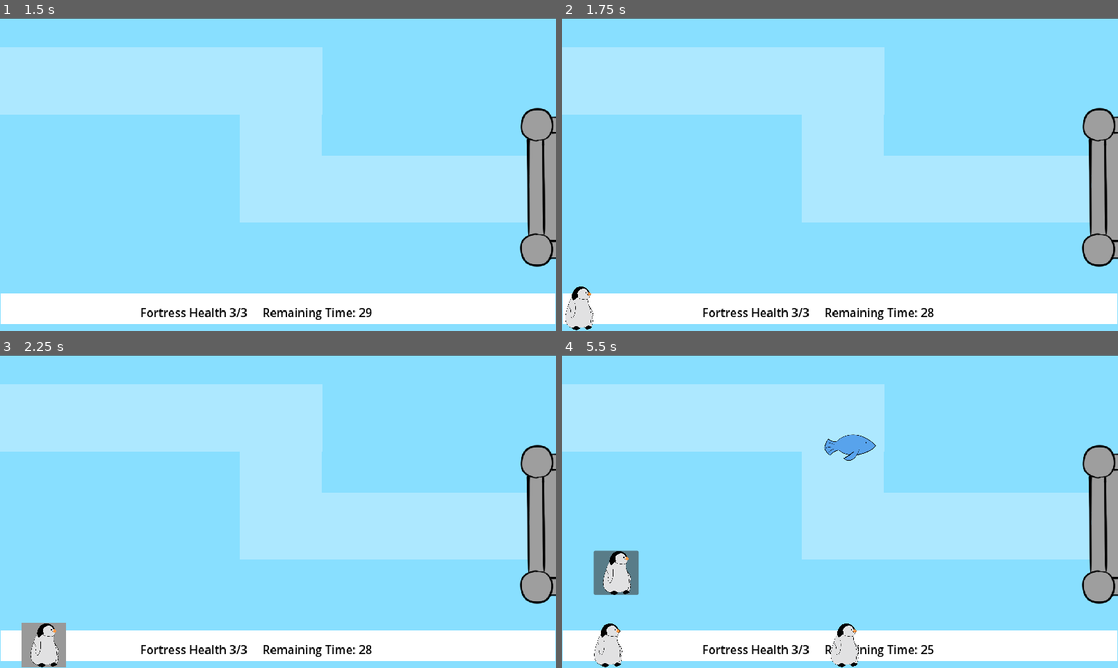
Above: before the commit, frames 1-4 (two rows, left to right).
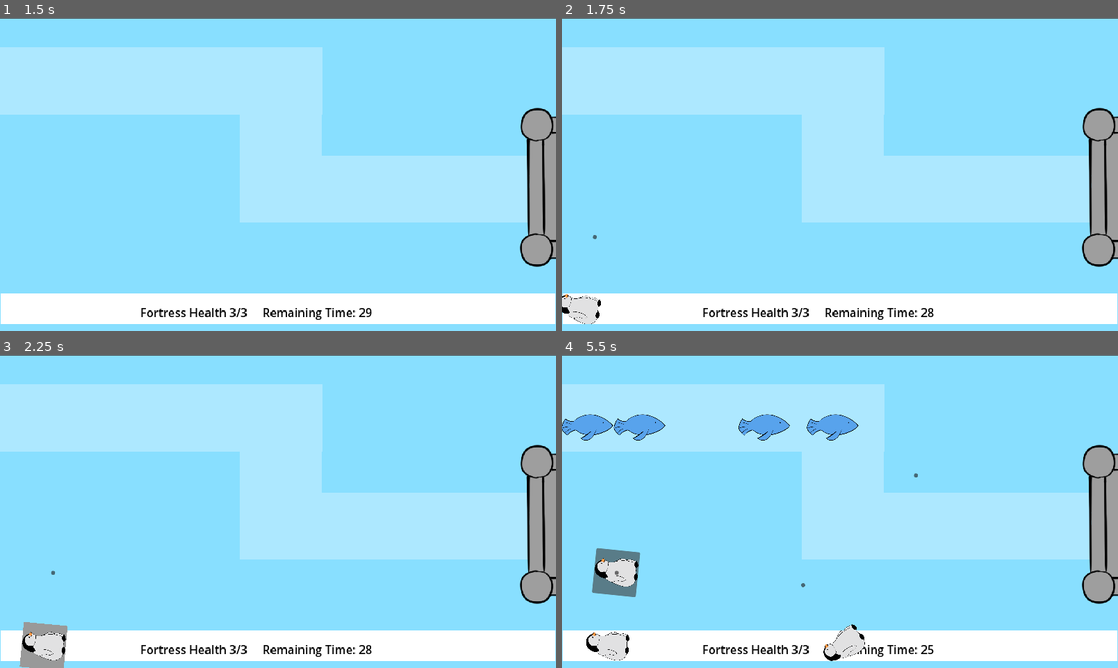
Above: after the commit, the same moments.

Repository: TraighScott/PenguinDefense
Game: Godot game, scene res://menus/main_menu.tscn
The game is run twice, just before and just after one commit, with the same random seed, the same clock (stepped at 60 frames per second) and the same inputs.
Inputs (mouse positions are in pixels of both pictures, inside the frame that each line leads up to):
- Up to frame 1 (1.5 s): click "Start" at 0.5 s; tap Enter at 1.25 s; move the mouse to (400, 158) at 1.27 s
- Up to frame 2 (1.75 s): no input
- Up to frame 3 (2.25 s): click (44, 646) at 2 s
- Up to frame 4 (5.5 s): click (617, 574) at 2.77 s; click (617, 574) at 3.52 s; click (623, 498) at 4.27 s; click (617, 574) at 5.02 s

Frame 1 is identical in both runs. In frame 2, 0.4% of the frame differs, in the area x 0-7%, y 69-100%; in frame 3, 0.6%; in frame 4, 3.8%, in the area x 0-64%, y 18-100%.

Commit message:
Add enemy typing

Diff:
--- a/project/enemy/enemy.gd
+++ b/project/enemy/enemy.gd
@@ -3,16 +3,19 @@
 
 signal damaged_fort
 
-var _health := 1
-var _speed := 220
+@export var enemy_type : EnemyType
 
 @onready var path: PathFollow2D = get_parent()
 
 
 func _physics_process(delta):
-	if _health == 0:
+	if enemy_type.health == 0:
 		get_parent().get_parent().queue_free()
-	path.set_progress(path.get_progress() + _speed * delta)
+	path.set_progress(path.get_progress() + enemy_type.speed * delta)
+
+
+func load_enemy_type(new_enemy : EnemyType):
+	enemy_type = new_enemy
 
 
 func _on_visible_on_screen_notifier_2d_screen_exited() -> void:
@@ -24,5 +27,5 @@
 func _on_area_2d_body_entered(body: Node2D) -> void:
 	if body.is_in_group("projectile"):
 		SoundController.enemy_defeated_sound()
-		_health -= 1
+		enemy_type.health -= 1
 		body.queue_free()
--- /dev/null
+++ b/project/enemy/enemy_type.gd
@@ -0,0 +1,5 @@
+class_name EnemyType extends Resource
+
+@export var name : String
+@export var health : int
+@export var speed : int
--- /dev/null
+++ b/project/enemy/fast_fish.tres
@@ -0,0 +1,10 @@
+[gd_resource type="Resource" script_class="EnemyType" load_steps=2 format=3 uid="uid://cvffad7dxgx2x"]
+
+[ext_resource type="Script" path="res://enemy/enemy_type.gd" id="1_hwss0"]
+
+[resource]
+resource_local_to_scene = true
+script = ExtResource("1_hwss0")
+name = "fast"
+health = 1
+speed = 300
--- /dev/null
+++ b/project/enemy/fish.tres
@@ -0,0 +1,10 @@
+[gd_resource type="Resource" script_class="EnemyType" load_steps=2 format=3 uid="uid://c5bla5usc3j7t"]
+
+[ext_resource type="Script" path="res://enemy/enemy_type.gd" id="1_s2pi1"]
+
+[resource]
+resource_local_to_scene = true
+script = ExtResource("1_s2pi1")
+name = "Fish"
+health = 1
+speed = 220
--- a/project/enemy/path_1.gd
+++ b/project/enemy/path_1.gd
@@ -1,3 +1,18 @@
 extends Path2D
 
 @onready var enemy: CharacterBody2D = $PathFollow2D/Enemy
+@onready var fish := load("res://enemy/fish.tres")
+@onready var fast_fish := load("res://enemy/fast_fish.tres")
+@onready var tanky_fish := load("res://enemy/tanky_fish.tres")
+func _ready() -> void:
+	var roll = randi_range(1, 30)
+
+	if roll <= 15:
+		print("Wow I'm fish")
+		enemy.load_enemy_type(fish)
+	elif roll <= 22:
+		print("Wow I'm fast")
+		enemy.load_enemy_type(fast_fish)
+	else:
+		print("Wow I'm Tanky")
+		enemy.load_enemy_type(tanky_fish)
--- /dev/null
+++ b/project/enemy/tanky_fish.tres
@@ -0,0 +1,10 @@
+[gd_resource type="Resource" script_class="EnemyType" load_steps=2 format=3 uid="uid://b7h2bwvy3x1i6"]
+
+[ext_resource type="Script" path="res://enemy/enemy_type.gd" id="1_mb3pr"]
+
+[resource]
+resource_local_to_scene = true
+script = ExtResource("1_mb3pr")
+name = "tanky"
+health = 3
+speed = 200
--- a/project/tower/tower.gd
+++ b/project/tower/tower.gd
@@ -5,24 +5,31 @@
 
 var cur_targets := []
 var curr: Node2D
-var dragging := false
+var _dragging := false
+var _aiming := false
 var of := Vector2.ZERO
+var aiming_of := Vector2.ZERO
 var placed := false
 var direction := Vector2(1,0) * 200
+
+var max_distance := 150
 
 @onready var sprite: Sprite2D = $Sprite2D
 
 
 func _physics_process(_delta: float) -> void:
+
 	if !placed:
 		velocity = direction
 
-	if is_instance_valid(curr) and !dragging:
-		self.look_at(curr.global_position)
-
-	if dragging:
+	if _dragging:
 		position = get_global_mouse_position() - of
 
+	if _aiming:
+		$Marker2D.position = get_global_mouse_position() - aiming_of.normalized()
+		$Marker2D/AimButton.position = $Marker2D.position
+
+	look_at($Marker2D.position)
 	move_and_slide()
 
 
@@ -51,7 +58,7 @@
 
 
 func _on_shoot_timer_timeout() -> void:
-	if is_instance_valid(curr) and !dragging:
+	if is_instance_valid(curr) and !_dragging:
 		var impulse := Vector2(1, 0) * 200
 		var projectile = preload("res://tower/projectile.tscn").instantiate()
 		get_parent().add_child(projectile)
@@ -59,27 +66,30 @@
 		projectile.apply_impulse(impulse.rotated(rotation))
 
 
+
 func _on_drag_button_button_down():
 	if placed == false:
-		dragging = true
+		_dragging = true
 		direction = Vector2.ZERO
 		of = get_global_mouse_position() - global_position
 
 
 func _on_drag_button_button_up():
 	if can_place == true:
-		dragging = false
+		_dragging = false
 		placed = true
 
 
 func _on_visible_on_screen_notifier_2d_screen_exited():
-	if not dragging:
+	if not _dragging:
 		print("Back to the water")
 		queue_free()
 
+## Oh please, oh please. Fix this, marker does not like us so. The misery. Oh the misery.
+func _on_aim_button_button_down() -> void:
+	_aiming = true
+	aiming_of = get_global_mouse_position() - $Marker2D.global_position.normalized()
 
-func _on_tower_class_changed_direction(body):
-	print("wah")
-	if body.is_in_group("tower"):
-		print("tower pass")
-		direction = Vector2(0,1) * 200
+
+func _on_aim_button_button_up() -> void:
+	_aiming = false
--- a/project/tower/tower.tscn
+++ b/project/tower/tower.tscn
@@ -52,15 +52,25 @@
 shape = SubResource("RectangleShape2D_r2sd1")
 
 [node name="Marker2D" type="Marker2D" parent="."]
+position = Vector2(148, 0)
+
+[node name="AimButton" type="Button" parent="Marker2D"]
+offset_right = 8.0
+offset_bottom = 8.0
 
 [node name="ShootTimer" type="Timer" parent="."]
 autostart = true
 
 [node name="VisibleOnScreenNotifier2D" type="VisibleOnScreenNotifier2D" parent="."]
 
+[node name="RayCast2D" type="RayCast2D" parent="."]
+target_position = Vector2(149, 0)
+
 [connection signal="button_down" from="DragButton" to="." method="_on_drag_button_button_down"]
 [connection signal="button_up" from="DragButton" to="." method="_on_drag_button_button_up"]
 [connection signal="body_entered" from="Area2D" to="." method="_on_area_2d_body_entered"]
 [connection signal="body_exited" from="Area2D" to="." method="_on_area_2d_body_exited"]
+[connection signal="button_down" from="Marker2D/AimButton" to="." method="_on_aim_button_button_down"]
+[connection signal="button_up" from="Marker2D/AimButton" to="." method="_on_aim_button_button_up"]
 [connection signal="timeout" from="ShootTimer" to="." method="_on_shoot_timer_timeout"]
 [connection signal="screen_exited" from="VisibleOnScreenNotifier2D" to="." method="_on_visible_on_screen_notifier_2d_screen_exited"]
--- a/project/tower/tower_class.gd
+++ b/project/tower/tower_class.gd
@@ -1,7 +1 @@
 class_name Towers extends Node2D
-
-signal changed_direction
-
-func _on_world_changed_direction(body):
-	print("class pass")
-	changed_direction.emit(body)
--- a/project/tower/tower_class.tscn
+++ b/project/tower/tower_class.tscn
@@ -8,5 +8,3 @@
 
 [node name="Tower" parent="." instance=ExtResource("2_ty0lk")]
 visible = false
-
-[connection signal="changed_direction" from="." to="Tower" method="_on_tower_class_changed_direction"]
--- a/project/world/world.gd
+++ b/project/world/world.gd
@@ -1,8 +1,8 @@
 extends Node2D
 
-
+signal fast_fish_spawned
+signal tanky_fish_spawned
 signal enemy_spawned
-signal changed_direction
 
 @export var can_place := true
 
@@ -20,7 +20,7 @@
 	$RemainingTime.text = "Remaining Time: %d" % $GameEndTimer.time_left
 
 
-func _on_enemy_spawn_timer_timeout():
+func _on_fish_timer_timeout():
 	var enemy = path.instantiate()
 	add_child(enemy)
 	enemy_spawned.emit(enemy.enemy)
@@ -45,12 +45,6 @@
 	$TowerTimer.wait_time = randf_range(1, 10)
 
 
-func _on_area_2d_body_entered(body):
-	if body.is_in_group("tower"):
-		print('World pass')
-		changed_direction.emit(body)
-
-
 func _on_no_tower_area_body_entered(body: Node2D) -> void:
 	if body.is_in_group("tower"):
 		body.can_place = false
--- a/project/world/world.tscn
+++ b/project/world/world.tscn
@@ -71,8 +71,7 @@
 [node name="Fortress" parent="." instance=ExtResource("2_k5qnd")]
 position = Vector2(1087, 200)
 
-[node name="EnemySpawnTimer" type="Timer" parent="."]
-one_shot = true
+[node name="FishTimer" type="Timer" parent="."]
 autostart = true
 
 [node name="GameEndTimer" type="Timer" parent="."]
@@ -123,9 +122,8 @@
 position = Vector2(915.5, 352.5)
 shape = SubResource("RectangleShape2D_g3xdb")
 
-[connection signal="changed_direction" from="." to="TowerClass" method="_on_world_changed_direction"]
 [connection signal="enemy_spawned" from="." to="Fortress" method="_on_world_enemy_spawned"]
-[connection signal="timeout" from="EnemySpawnTimer" to="." method="_on_enemy_spawn_timer_timeout"]
+[connection signal="timeout" from="FishTimer" to="." method="_on_fish_timer_timeout"]
 [connection signal="timeout" from="GameEndTimer" to="." method="_on_game_end_timer_timeout"]
 [connection signal="timeout" from="TowerTimer" to="." method="_on_tower_timer_timeout"]
 [connection signal="body_entered" from="NoTowerArea" to="." method="_on_no_tower_area_body_entered"]
